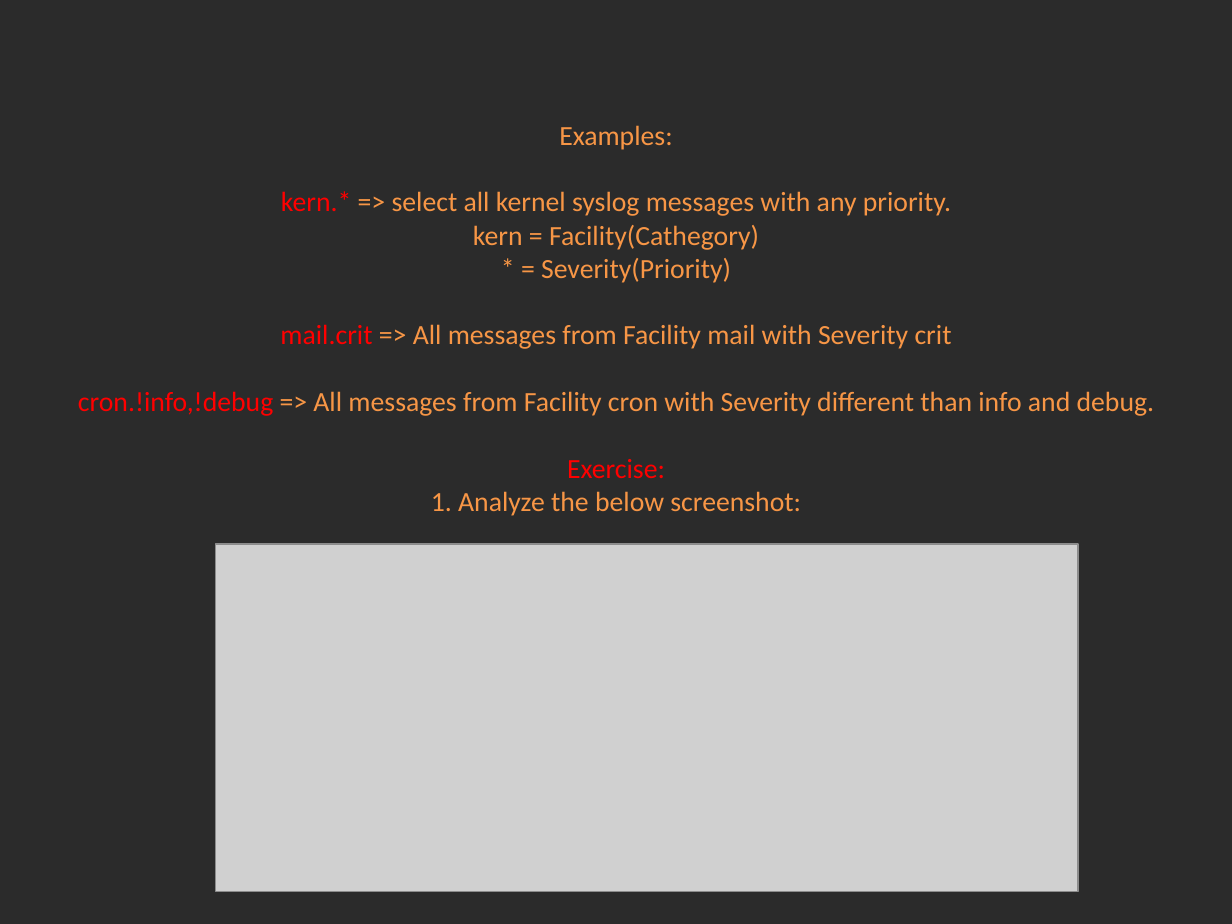
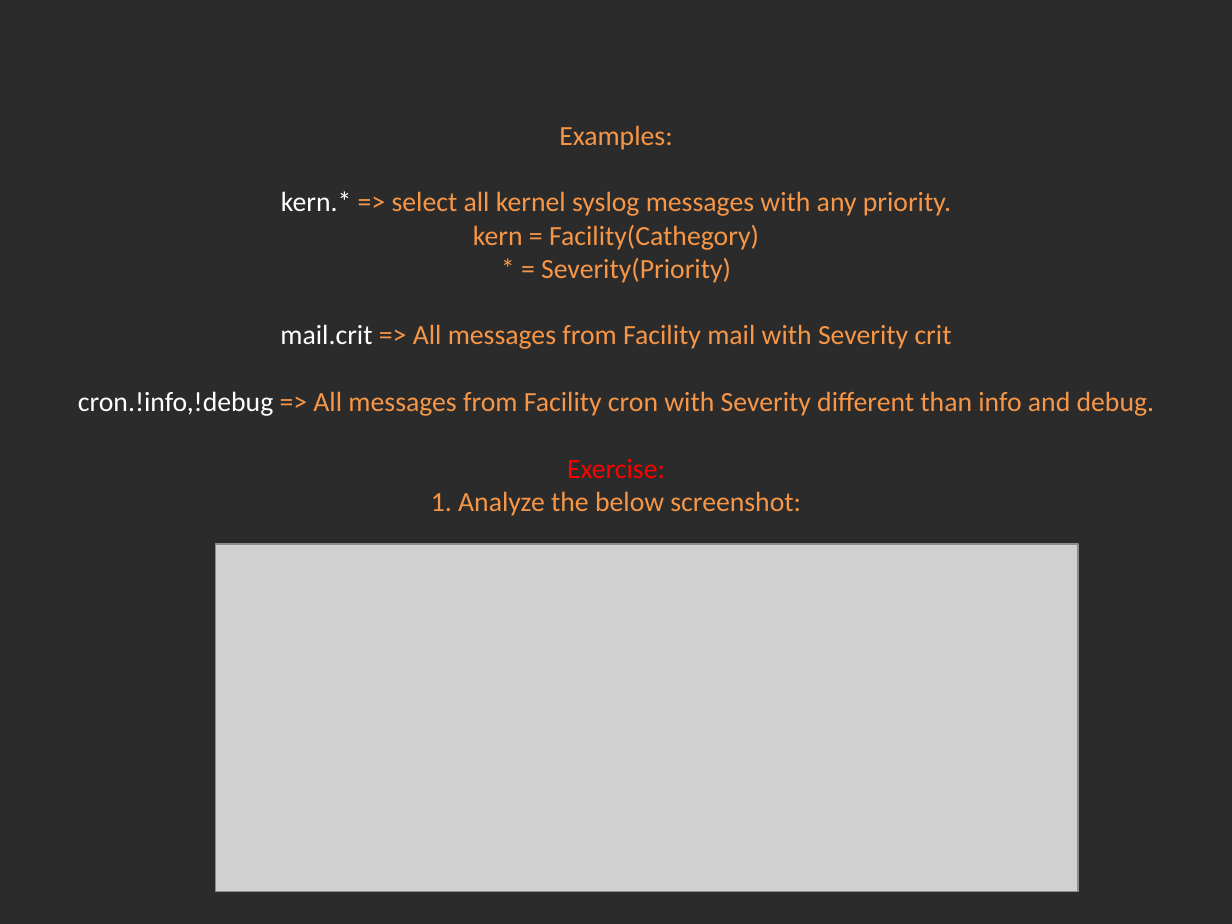
Before and after one commit to Academy-Soft-Intellect/Linux-Course, a slide deck: slide 7 of 11.Logging/11-Logging.pptx (slide 6 before the commit). Drawn at 1232x924 pixels with LibreOffice and Linux fonts; fonts in the diff are those of the drawing; grey boxes stand for pictures; background and template pictures are left out; a plain dark background stands for a picture behind light text. Boxes give left, top, right and bottom in pixels: in the first picture for what was removed or moved away, otherwise in the second. Text is boxed around its words. In the diff, an @@ line names an element or a change of style, - is before the commit and + after.

```diff
--- a/11.Logging/11-Logging.pptx
+++ b/11.Logging/11-Logging.pptx
@@ title "Examples: kern.* => select all ..." at [78,125,1155,516]: text colour #FF0000 to #FFFFFF in "kern.* mail.crit cron.!info,!debug" @@
```
Also in this commit, not shown: 5 other slides changed, 1 slide added, 1 other file.
